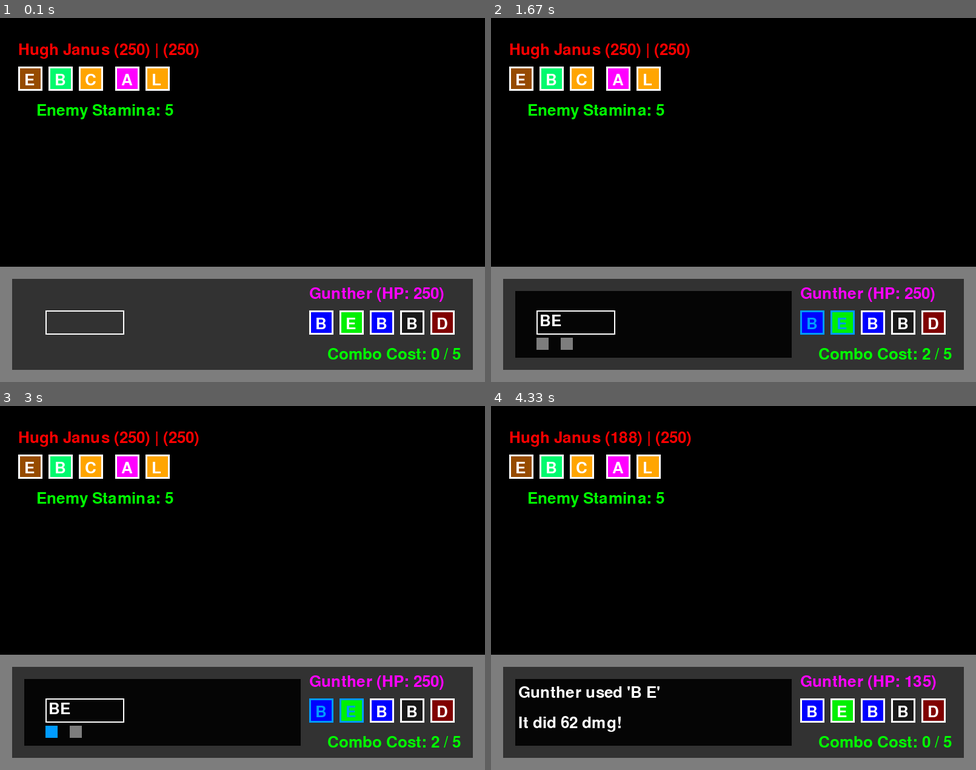
Above: before the commit, frames 1-4 (two rows, left to right).
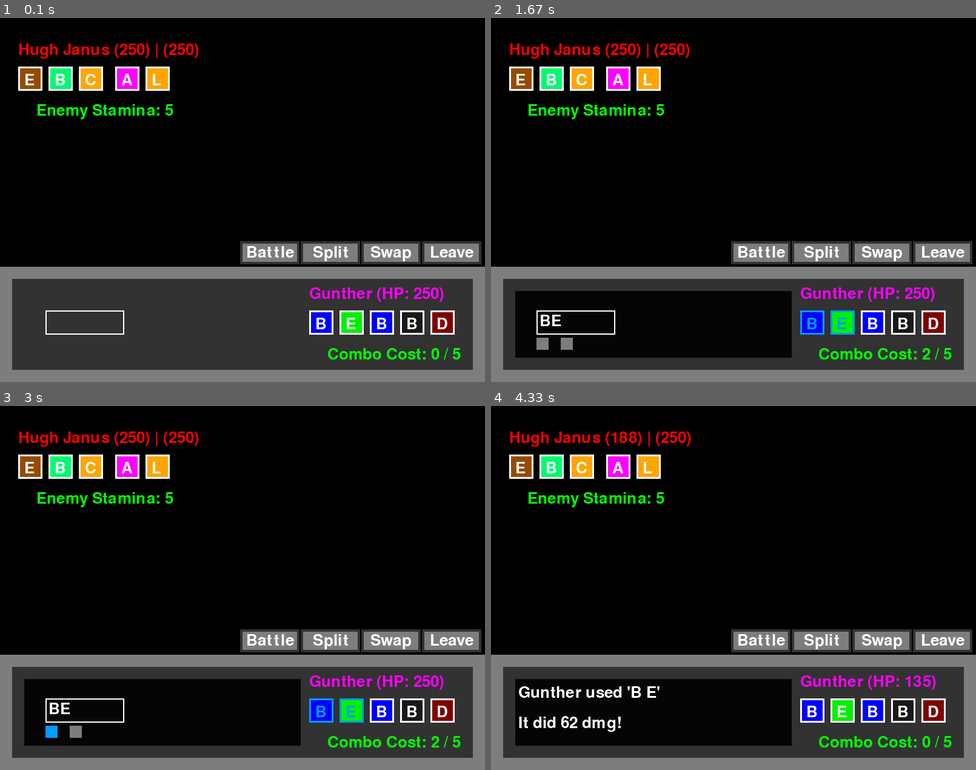
Above: after the commit, the same moments.

Repository: LWhite200/pygames
Game: pygame game, started from WordBound/WordBound.py
Two runs of this game, one before a commit and one after it. Both use one fixed random seed, a clock stepped at 60 frames per second and the inputs below.
Inputs (mouse positions are in pixels of both pictures, inside the frame that each line leads up to):
- Up to frame 1 (0.1 s): no input
- Up to frame 2 (1.67 s): press the mouse at (762, 250) at 0.37 s; move the mouse to (801, 170) at 0.47 s; release the mouse at (840, 87) at 0.6 s; press the mouse at (811, 323) at 0.7 s; move the mouse to (714, 225) at 0.8 s; release the mouse at (617, 127) at 0.93 s; press the mouse at (840, 323) at 1.03 s; move the mouse to (738, 232) at 1.13 s; release the mouse at (631, 141) at 1.27 s; tap Enter at 1.33 s
- Up to frame 3 (3 s): press the mouse at (53, 733) at 2.2 s; move the mouse to (237, 675) at 2.3 s; release the mouse at (426, 617) at 2.43 s; press the mouse at (53, 733) at 2.53 s; move the mouse to (208, 642) at 2.63 s; release the mouse at (363, 555) at 2.77 s; press the mouse at (53, 733) at 2.87 s; move the mouse to (97, 675) at 2.97 s
- Up to frame 4 (4.33 s): release the mouse at (631, 617) at 3.1 s; press the mouse at (544, 733) at 3.2 s; move the mouse to (588, 689) at 3.3 s; release the mouse at (636, 646) at 3.43 s; press the mouse at (544, 733) at 3.53 s; move the mouse to (597, 719) at 3.63 s; release the mouse at (651, 704) at 3.77 s; tap Enter at 3.83 s; click "B" at 4.22 s

The runs differ from the first frame. In frame 1, 3.1% of the frame differs, in the area x 49-100%, y 61-68%; in frame 2, 3.1%; in frame 3, 3.1%; in frame 4, 3.1%.

Commit message:
Add files via upload

Diff:
--- a/WordBound/WordBound.py
+++ b/WordBound/WordBound.py
@@ -18,9 +18,26 @@
 GREEN = (0, 255, 0)
 BLUE = (0, 255, 255)
 
+playX, playY = 520, 432
+enemX, enemY = 40, 30
+buttonY = 50
+
 # Fonts
 font = pygame.font.Font(None, 38)
 bigfont = pygame.font.Font(None, 48)
+
+
+# This will store the state of the radio buttons: False (not clicked), True (clicked)
+SSC = [False, False, False, False]
+
+player1, player2 = None, None
+enemy, enemy2 = None, None
+playerTeam, enemyTeam = [], []
+
+switchSelected = -1
+ppXX, ppYY = WIDTH // 2 - 100, HEIGHT // 2 + 70
+
+curDialog = []
 
 def color_mapping(color_name):
     color_dict = {
@@ -180,12 +197,9 @@
     return chosen_letters
 
 
-playX, playY = 520, 432
-enemX, enemY = 40, 30
-buttonY = 50
-
-# This will store the state of the radio buttons: False (not clicked), True (clicked)
-SSC = [False, False, False, False]
+
+
+
 
 # word = word Attacking
 def calculate_damage(attacking, receiving):
@@ -218,7 +232,7 @@
 
 
 
-curDialog = []
+
 
 def doCurTurn(person, target, isTargPlayer, TargRightSide):
     global player1, player2, enemy, enemy2, curDialog
@@ -323,9 +337,7 @@
         pygame.draw.rect(screen, backColor if not SSC[2] else selectedColor, (secondStart, ipY + 45, 20, 20))
         pygame.draw.rect(screen, backColor if not SSC[3] else selectedColor, (secondStart + 40, ipY + 45, 20, 20))
 
-player1, player2 = None, None
-enemy, enemy2 = None, None
-playerTeam, enemyTeam = [], []
+
 
 def loadTeams():
     global player1, player2, enemy, enemy2, playerTeam, enemyTeam
@@ -411,8 +423,7 @@
 
 
 
-switchSelected = -1
-ppXX, ppYY = WIDTH // 2 - 100, HEIGHT // 2 + 70
+
 
 def DeitySelect():
     global switchSelected
@@ -507,6 +518,44 @@
             for let in playerTeam[switchSelected].lets[:]:
                 playerTeam[switchSelected].lets.remove(let)
             switchSelected = -1  # Cancel selection
+
+
+# Draws --- Battle, Separate, Switch, Retreat
+def battleOptionButtons():
+    global playX, playY
+
+    mouse_x, mouse_y = pygame.mouse.get_pos()
+    click = pygame.mouse.get_pressed()[0]
+
+    buttonNames = ['Battle', 'Split', 'Swap', 'Leave']
+    button_width = 90
+    button_height = 30
+    button_spacing = 10
+    border_radius = 1  # Adjust for roundness
+
+    for i, btn in enumerate(buttonNames):
+        rect_x = playX - 120 + i * (button_width + button_spacing)
+        rect_y = playY - 60
+        rect = pygame.Rect(rect_x, rect_y, button_width, button_height)
+
+        # Button color changes on hover
+        color = (25, 25, 25) if rect.collidepoint(mouse_x, mouse_y) else (125, 125, 124)
+        color2 = (25, 25, 25) if rect.collidepoint(mouse_x, mouse_y) else (50, 50, 50)
+
+        # Draw outline first
+        pygame.draw.rect(screen, color2, rect.inflate(8, 8), border_radius=border_radius)
+
+        # Draw button inside the outline
+        pygame.draw.rect(screen, color, rect, border_radius=border_radius)
+
+        # Render and center the text
+        text_surface = font.render(btn, True, WHITE)
+        text_rect = text_surface.get_rect(center=(rect_x + button_width // 2, rect_y + button_height // 2))
+        screen.blit(text_surface, text_rect)
+
+        # Handle Click Event (if needed)
+        if click and rect.collidepoint(mouse_x, mouse_y):
+            print(f"{btn} button clicked!")  # Replace with actual functionality
 
 # make buttons for splitting, switching, retreat?
 # screen to see your team
@@ -746,6 +795,8 @@
             # font size is 36, 26
             if sideSelect:
                 drawSideSelect()
+
+            battleOptionButtons()
 
             if not curDialog and not haveWinner:
                 ipX, ipY = 75, playY + buttonY
